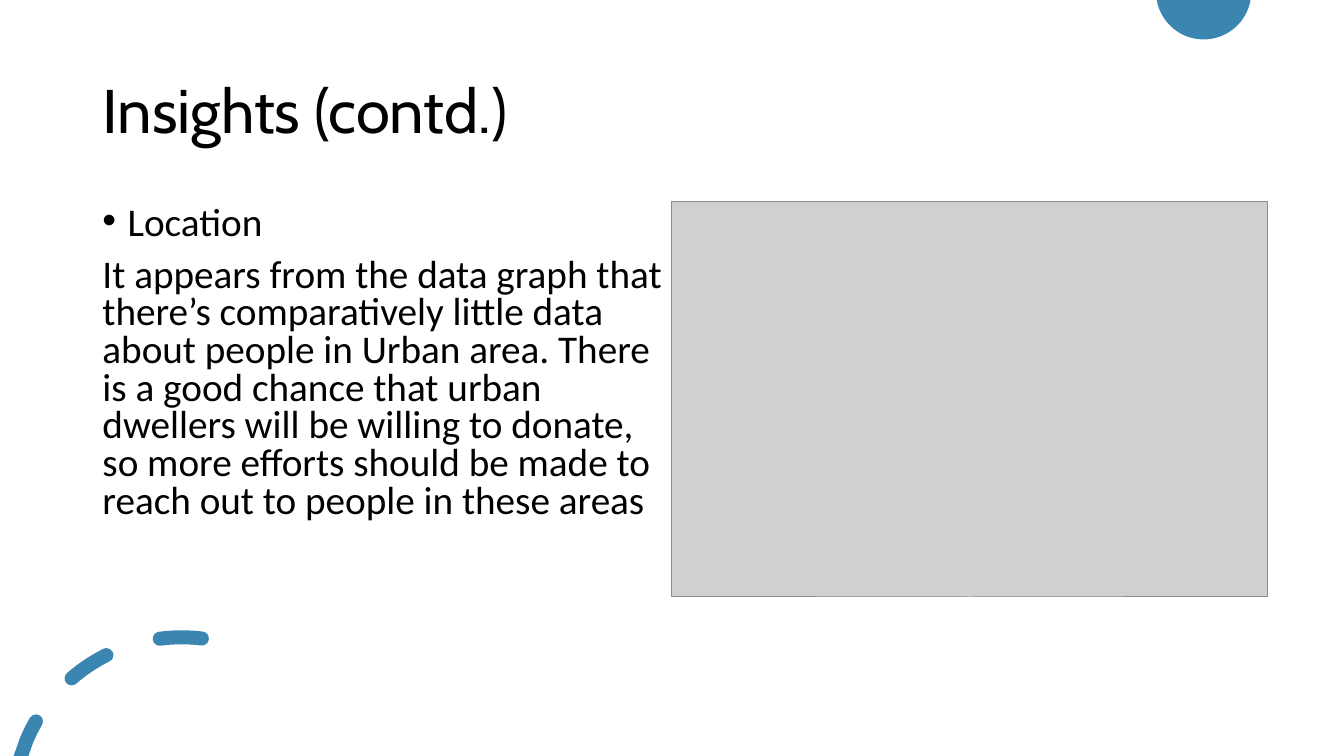
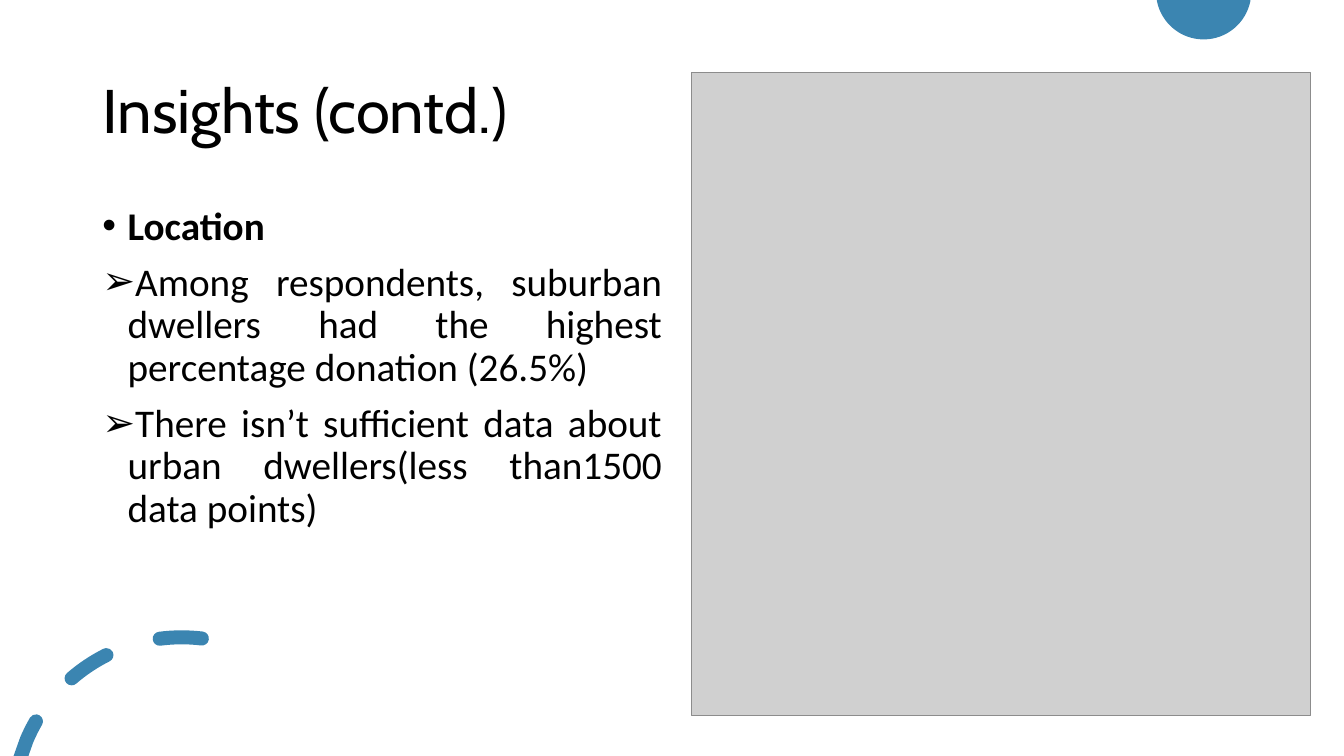
Before and after one commit to Ay-slim/Data-Science-Portfolio--Ayooluwa, a slide deck: slide 5 of Donor_prediction_challenge/Presentation.pptx (slide 6 before the commit). Drawn at 1344x756 pixels with LibreOffice and Linux fonts; fonts in the diff are those of the drawing; grey boxes stand for pictures. Boxes give left, top, right and bottom in pixels: in the first picture for what was removed or moved away, otherwise in the second. Text is boxed around its words. In the diff, an @@ line names an element or a change of style, - is before the commit and + after.

```diff
--- a/Donor_prediction_challenge/Presentation.pptx
+++ b/Donor_prediction_challenge/Presentation.pptx
@@ picture: place and size @@
-picture at <box>673,202,1267,598</box>
+picture at <box>692,73,1311,716</box>
@@ text at <box>128,212,265,241</box>: bold on in "Location"; alignment left to justified; line spacing 0.8 to 0.9 @@
@@ text at <box>128,268,662,529</box>: text changed @@
-It appears from the data graph that there’s comparatively little data about people in Urban area. There is a good chance that urban dwellers will be willing to donate, so more efforts should be made to reach out to people in these areas
+➢ Among respondents, suburban dwellers had the highest percentage donation (26.5%)
+➢ There isn’t sufficient data about urban dwellers(less than1500 data points)
```
Also in this commit, not shown: 4 other slides changed, 6 slides added, 2 slides removed, 1 other file.
